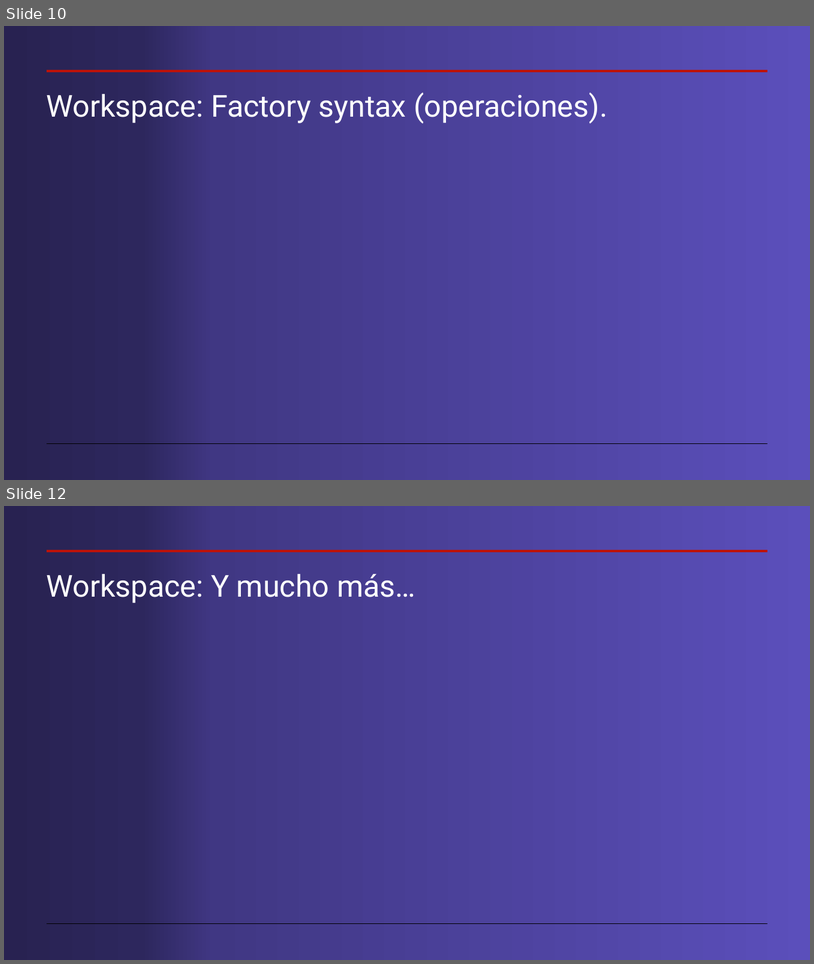
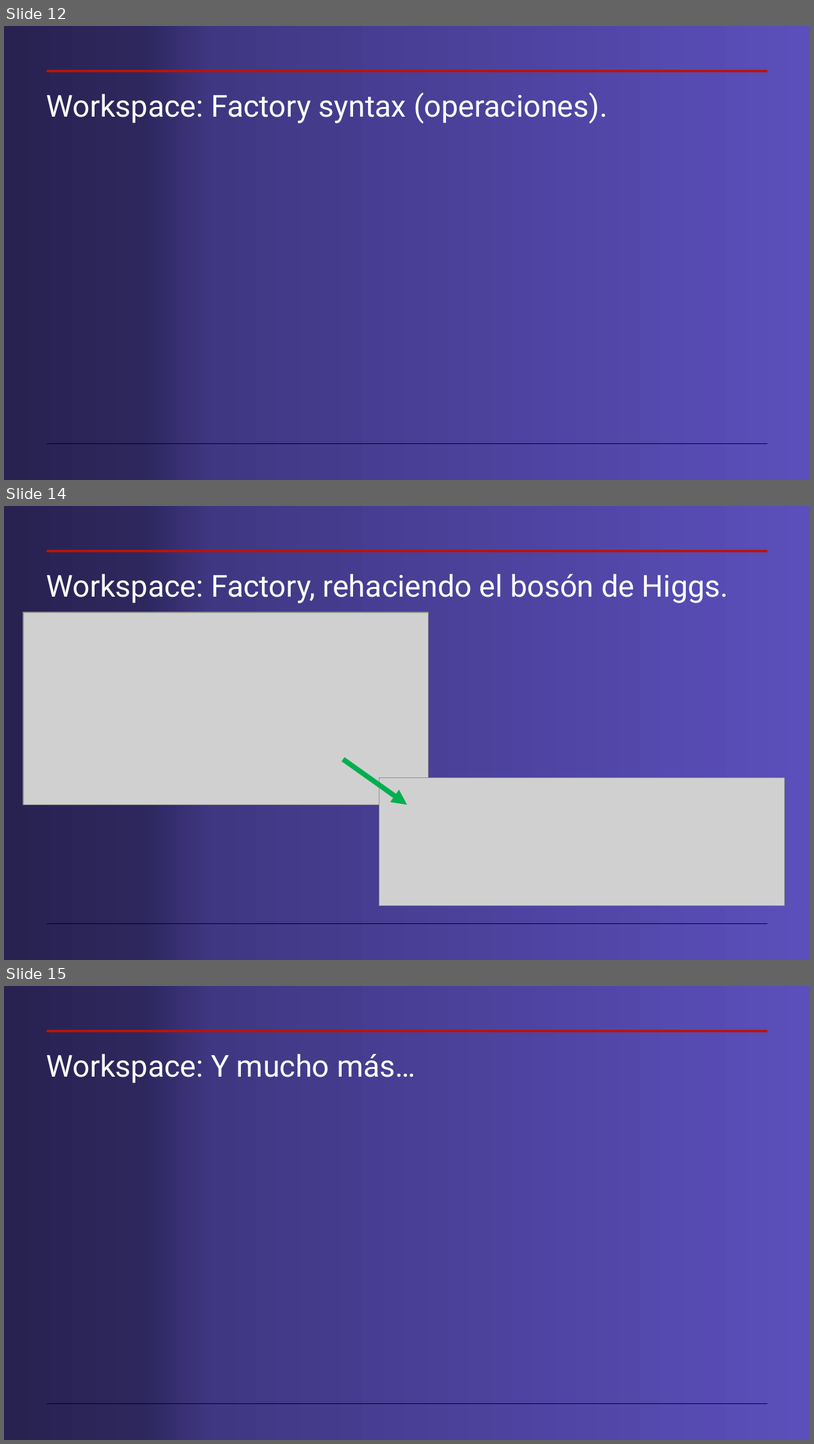
Before and after one commit to cdavidgutierrez/ProyectoFinal_CERN_ROOT, a slide deck: Workspaces en root.pptx. Shown one above the other, each under a label of ours: slides 10 and 12 before the commit, slides 12, 14 and 15 after it; the slides between them are not shown. The pictures are 814x964 and 814x1444 pixels, drawn with LibreOffice and Linux fonts; fonts in the diff are those of the drawing; grey boxes stand for pictures. Boxes give left, top, right and bottom in pixels: in the first picture for what was removed or moved away, otherwise in the second. Text is boxed around its words. In the diff, an @@ line names an element or a change of style, - is before the commit and + after.

```diff
--- a/Workspaces en root.pptx
+++ b/Workspaces en root.pptx
@@ slide 14 added at bbox=[4, 506, 810, 960], background gradient #5B4FBB to #403783 to #2D275D to #282251; not listed: 2 template elements that a slide beside it also shows @@
@@ title added at bbox=[47, 574, 729, 603], 36 pt, text #FFFFFF @@
+Workspace: Factory, rehaciendo el bosón de Higgs.
@@ picture added at bbox=[23, 612, 429, 805] @@
@@ arrow added from (344, 759) to (408, 804), #00B050 6 pt @@
@@ picture added at bbox=[379, 778, 785, 906] @@
@@ what was slide 10 is now slide 12 @@
@@ what was slide 12 is now slide 15 @@
```
Also in this commit, not shown: 6 slides changed, 2 other slides added.
